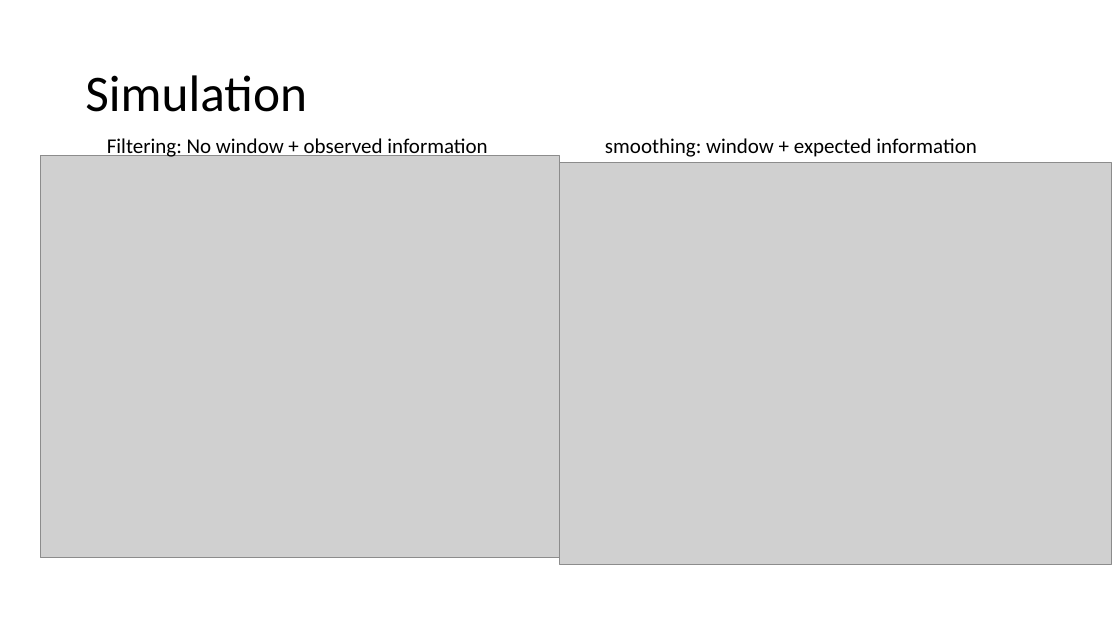
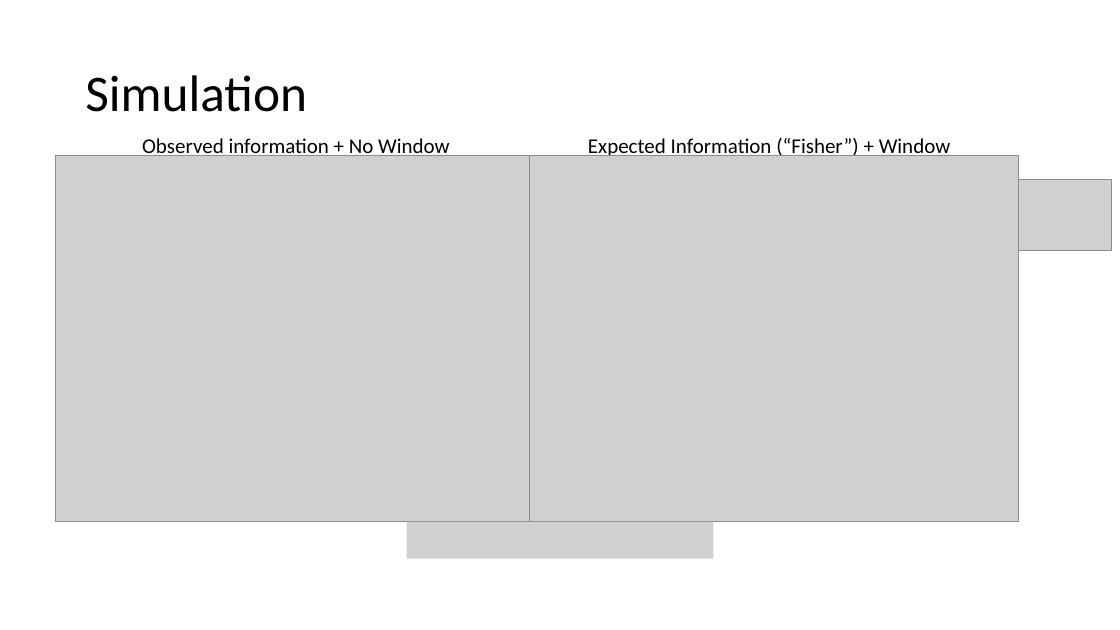
Before and after one commit to weigcdsb/COM_POISSON, a slide deck: slide 8 of documents/JSM_2021/15min_version.pptx. Drawn at 1120x630 pixels with LibreOffice and Linux fonts; fonts in the diff are those of the drawing; grey boxes stand for pictures. Boxes give left, top, right and bottom in pixels: in the first picture for what was removed or moved away, otherwise in the second. Text is boxed around its words. In the diff, an @@ line names an element or a change of style, - is before the commit and + after.

```diff
--- a/documents/JSM_2021/15min_version.pptx
+++ b/documents/JSM_2021/15min_version.pptx
@@ text at box(142, 138, 449, 160): text changed @@
-Filtering: No window + observed information
+Observed information + No Window
@@ text at box(588, 138, 950, 160): text changed @@
-smoothing: window + expected information
+Expected Information (“Fisher”) + Window
@@ picture: place and size @@
-picture at box(40, 155, 560, 558)
+picture at box(55, 155, 544, 522)
@@ picture added at box(529, 155, 1018, 522) @@
@@ picture: place and size @@
-picture at box(560, 163, 1112, 565)
+picture at box(975, 179, 1112, 250)
@@ picture added at box(407, 522, 713, 559) @@
```
Also in this commit, not shown: 3 other slides changed.
